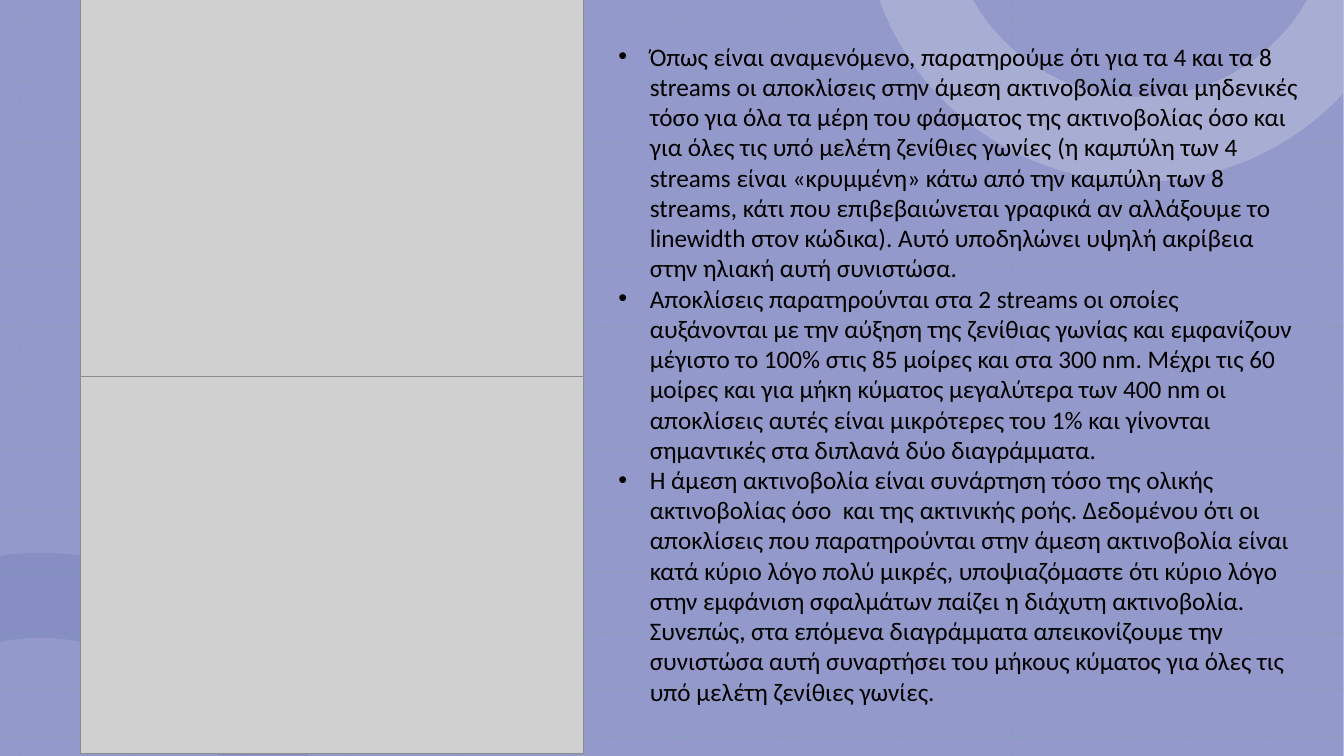
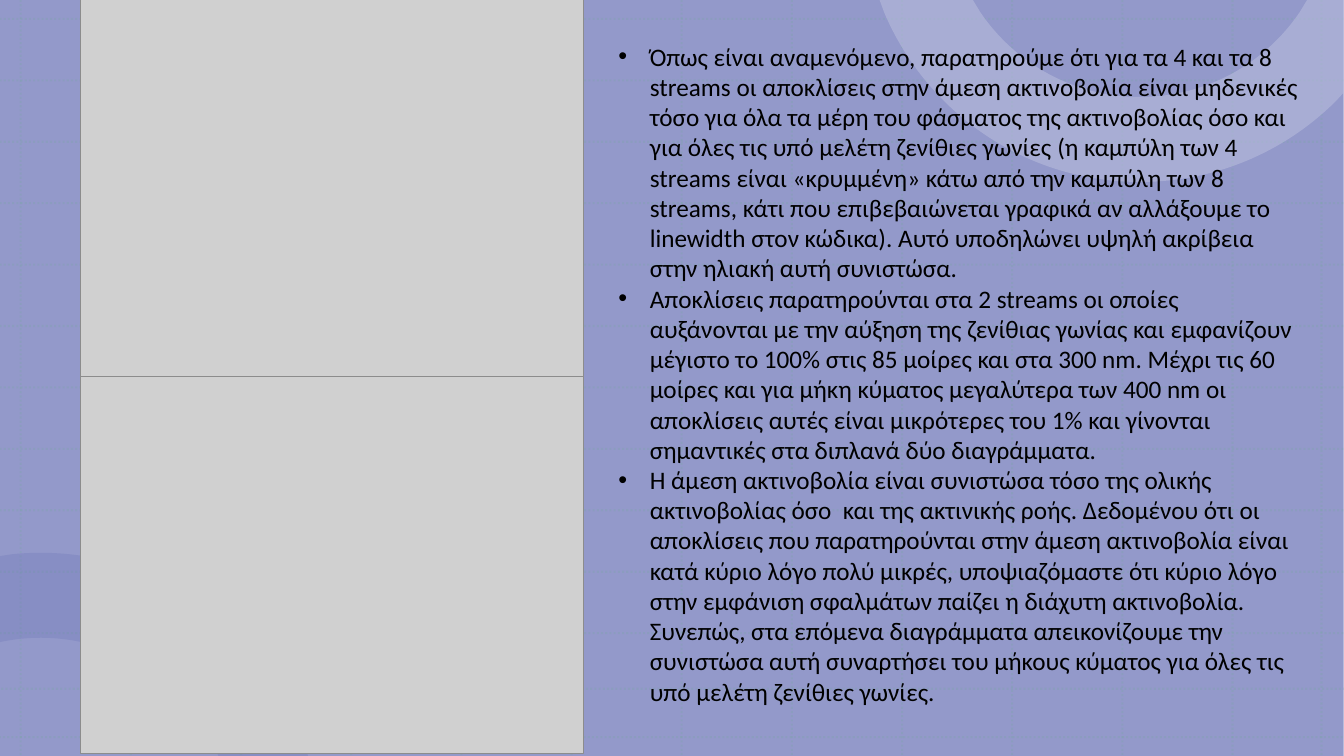
Before and after one commit to nadezsha/MSc---Applied-Meteorology-and-Environmental-Physics, a slide deck: slide 9 of Radiation and Atmosphere Interaction/Report 2/ΕργασίαΔύο.pptx. Drawn at 1344x756 pixels with LibreOffice and Linux fonts; fonts in the diff are those of the drawing; grey boxes stand for pictures. Boxes give left, top, right and bottom in pixels: in the first picture for what was removed or moved away, otherwise in the second. Text is boxed around its words. In the diff, an @@ line names an element or a change of style, - is before the commit and + after.

Commit message:
fixed a few typos

```diff
--- a/Radiation and Atmosphere Interaction/Report 2/ΕργασίαΔύο.pptx
+++ b/Radiation and Atmosphere Interaction/Report 2/ΕργασίαΔύο.pptx
@@ text at (x1=650, y1=471, x2=1289, y2=705): text changed @@
-• Η άμεση ακτινοβολία είναι συνάρτηση τόσο της ολικής ακτινοβολίας όσο και της ακτινικής ροής. Δεδομένου ότι οι αποκλίσεις που παρατηρούνται στην άμεση ακτινοβολία είναι κατά κύριο λόγο πολύ μικρές, υποψιαζόμαστε ότι κύριο λόγο στην εμφάνιση σφαλμάτων παίζει η διάχυτη ακτινοβολία. Συνεπώς, στα επόμενα διαγράμματα απεικονίζουμε την συνιστώσα αυτή συναρτήσει του μήκους κύματος για όλες τις υπό μελέτη ζενίθιες γωνίες.
+• Η άμεση ακτινοβολία είναι συνιστώσα τόσο της ολικής ακτινοβολίας όσο και της ακτινικής ροής. Δεδομένου ότι οι αποκλίσεις που παρατηρούνται στην άμεση ακτινοβολία είναι κατά κύριο λόγο πολύ μικρές, υποψιαζόμαστε ότι κύριο λόγο στην εμφάνιση σφαλμάτων παίζει η διάχυτη ακτινοβολία. Συνεπώς, στα επόμενα διαγράμματα απεικονίζουμε την συνιστώσα αυτή συναρτήσει του μήκους κύματος για όλες τις υπό μελέτη ζενίθιες γωνίες.
```
Also in this commit, not shown: 4 other slides changed.
